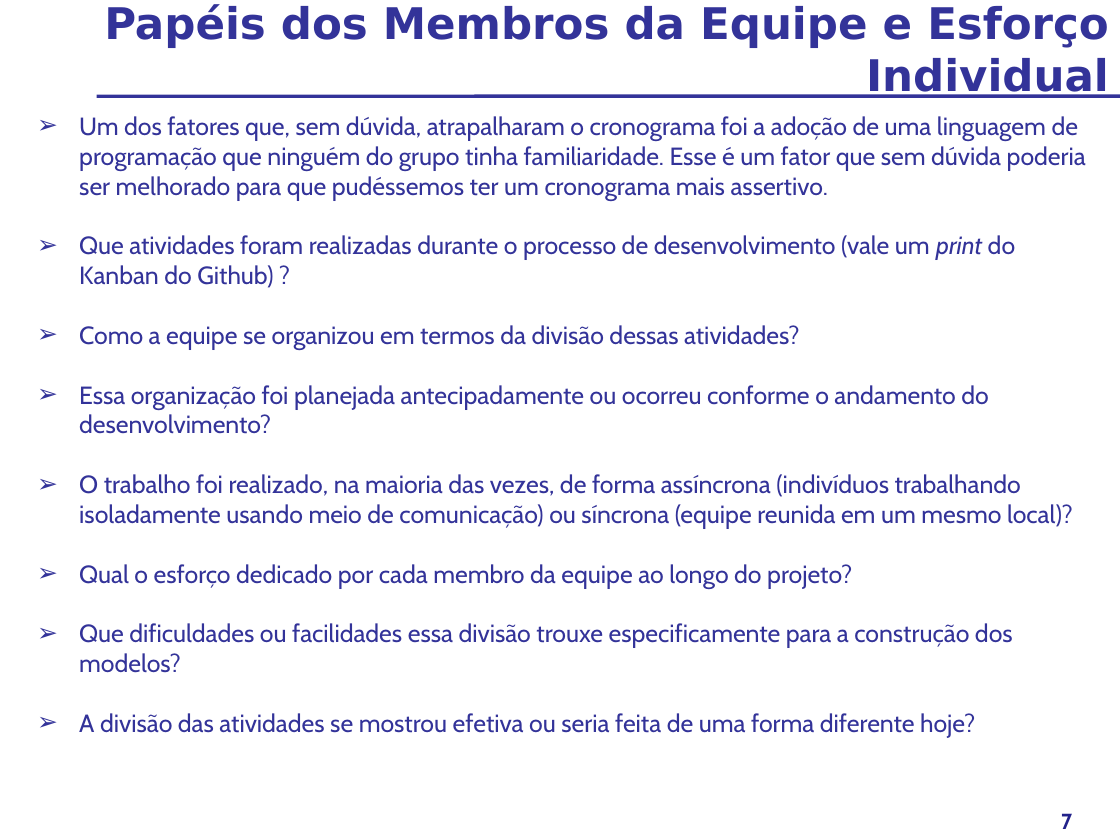
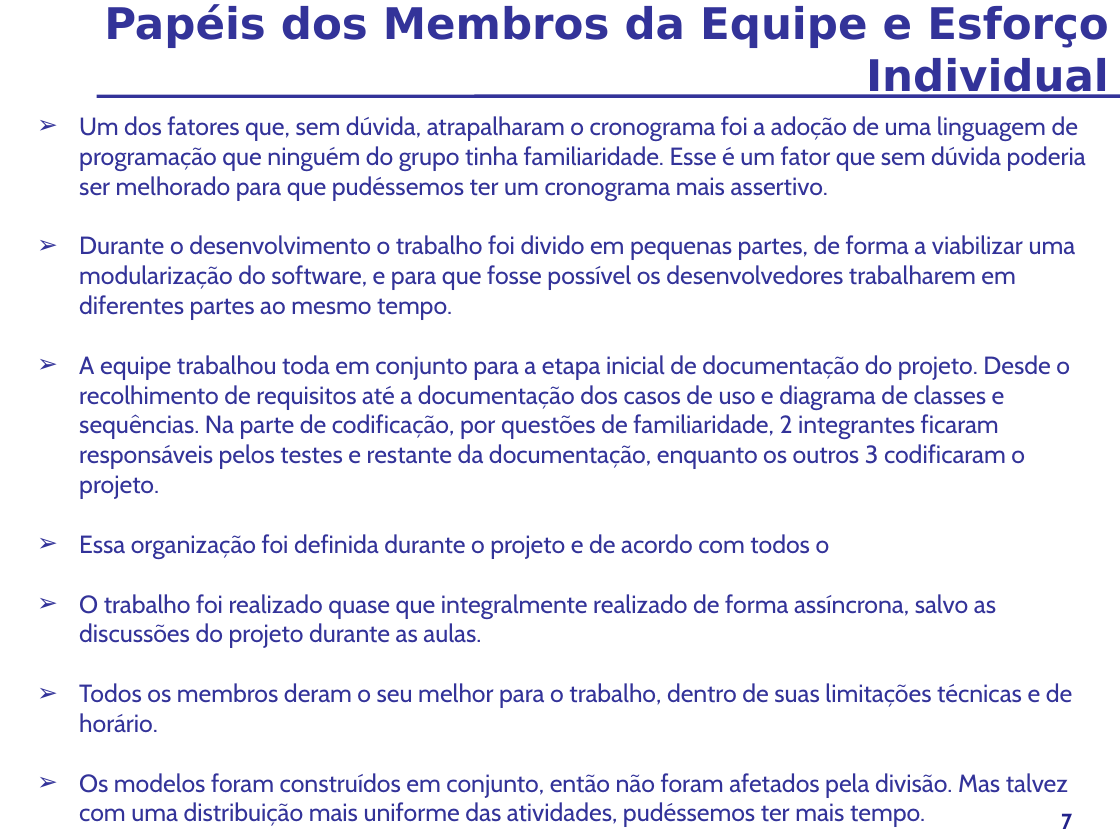
Before and after one commit to ESEGroup/Peru, a slide deck: slide 7 of Documentos/Apresentação_Grupo_Peru.pptx. Drawn at 1120x840 pixels with LibreOffice and Linux fonts; fonts in the diff are those of the drawing. Boxes give left, top, right and bottom in pixels: in the first picture for what was removed or moved away, otherwise in the second. Text is boxed around its words. In the diff, an @@ line names an element or a change of style, - is before the commit and + after.

```diff
--- a/Documentos/Apresentação_Grupo_Peru.pptx
+++ b/Documentos/Apresentação_Grupo_Peru.pptx
@@ text at bbox=[79, 235, 1076, 827]: text changed @@
-➢ Que atividades foram realizadas durante o processo de desenvolvimento (vale um print do Kanban do Github) ?
-➢ Como a equipe se organizou em termos da divisão dessas atividades?
-➢ Essa organização foi planejada antecipadamente ou ocorreu conforme o andamento do desenvolvimento?
-➢ O trabalho foi realizado, na maioria das vezes, de forma assíncrona (indivíduos trabalhando isoladamente usando meio de comunicação) ou síncrona (equipe reunida em um mesmo local)?
-➢ Qual o esforço dedicado por cada membro da equipe ao longo do projeto?
-➢ Que dificuldades ou facilidades essa divisão trouxe especificamente para a construção dos modelos?
-➢ A divisão das atividades se mostrou efetiva ou seria feita de uma forma diferente hoje?
+➢ Durante o desenvolvimento o trabalho foi divido em pequenas partes, de forma a viabilizar uma modularização do software, e para que fosse possível os desenvolvedores trabalharem em diferentes partes ao mesmo tempo.
+➢ A equipe trabalhou toda em conjunto para a etapa inicial de documentação do projeto. Desde o recolhimento de requisitos até a documentação dos casos de uso e diagrama de classes e sequências. Na parte de codificação, por questões de familiaridade, 2 integrantes ficaram responsáveis pelos testes e restante da documentação, enquanto os outros 3 codificaram o projeto.
+➢ Essa organização foi definida durante o projeto e de acordo com todos o
+➢ O trabalho foi realizado quase que integralmente realizado de forma assíncrona, salvo as discussões do projeto durante as aulas.
+➢ Todos os membros deram o seu melhor para o trabalho, dentro de suas limitações técnicas e de horário.
+➢ Os modelos foram construídos em conjunto, então não foram afetados pela divisão. Mas talvez com uma distribuição mais uniforme das atividades, pudéssemos ter mais tempo.
```
Also in this commit, not shown: 1 other slide changed.
